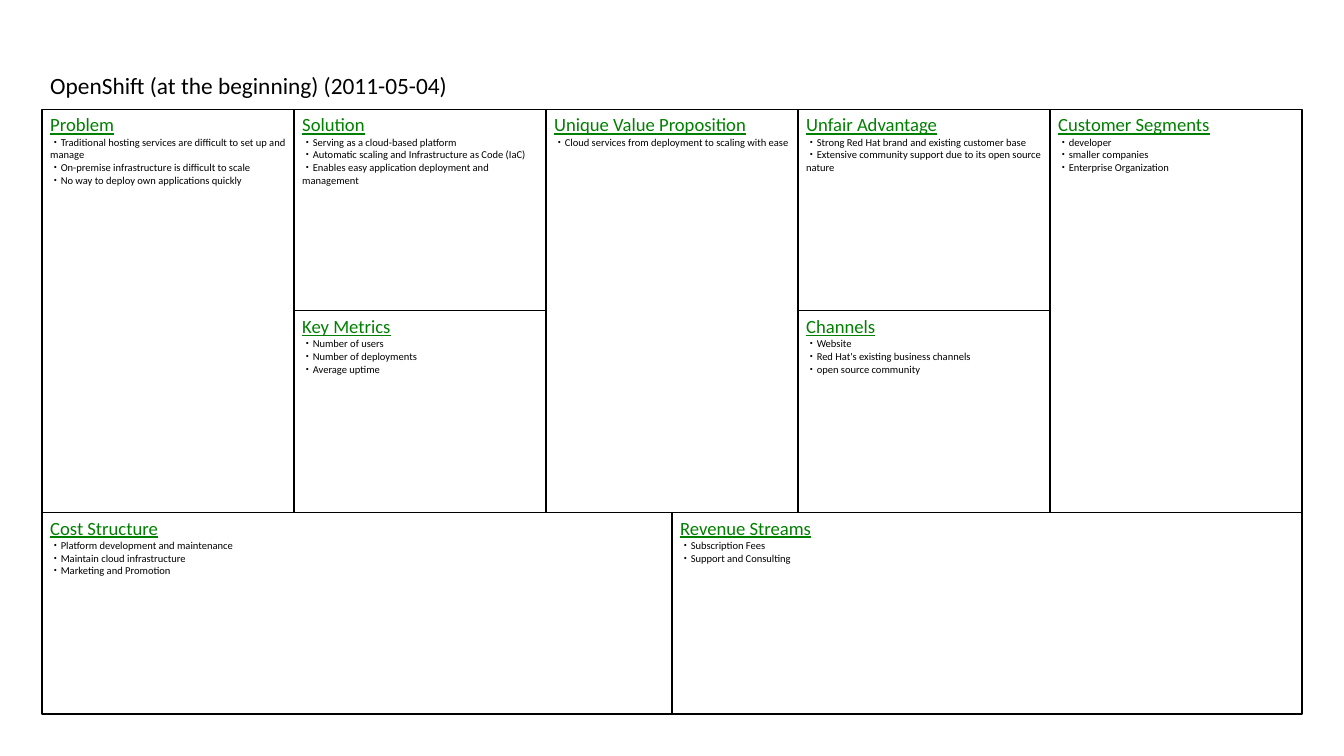
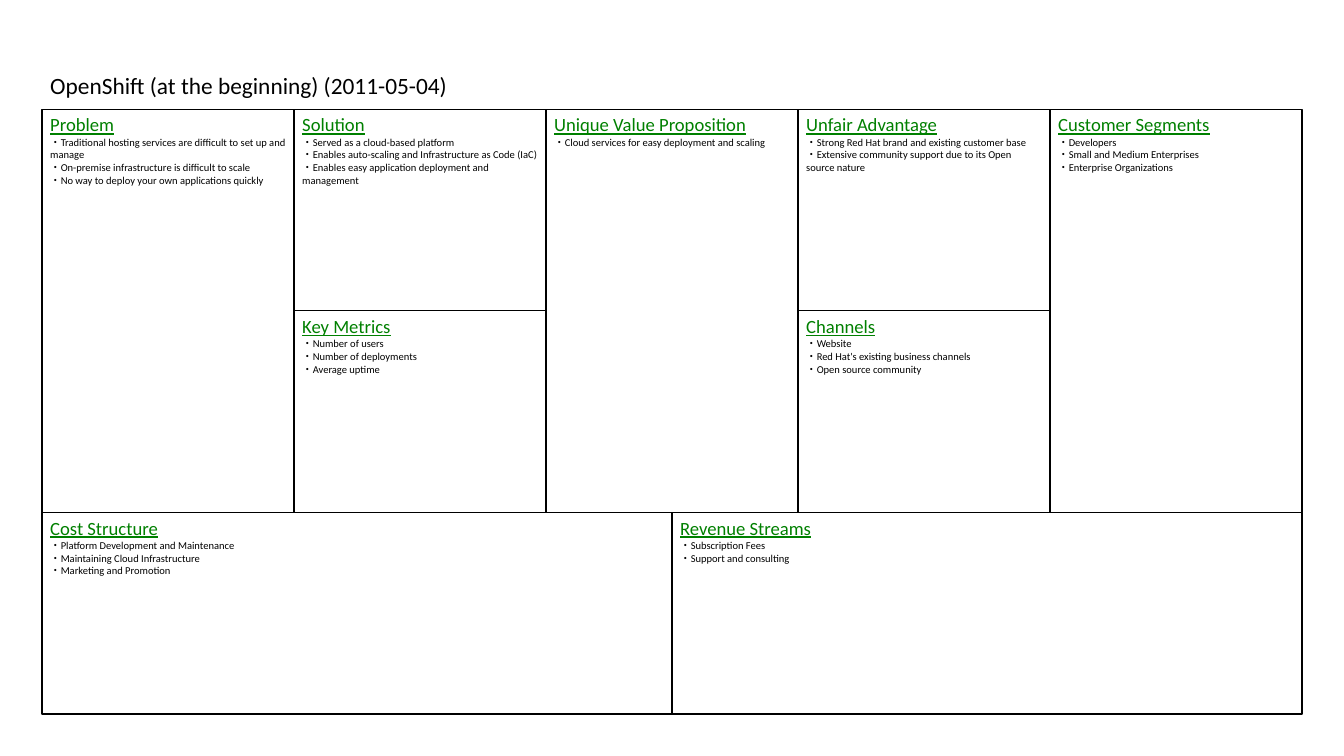
Before and after one commit to t0m0h1r0/LeanCanvas, a slide deck: slide 6 of sample_en.pptx. Drawn at 1344x756 pixels with LibreOffice and Linux fonts; fonts in the diff are those of the drawing. Boxes give left, top, right and bottom in pixels: in the first picture for what was removed or moved away, otherwise in the second. Text is boxed around its words. In the diff, an @@ line names an element or a change of style, - is before the commit and + after.

```diff
--- a/sample_en.pptx
+++ b/sample_en.pptx
@@ text in rectangle at [302,138,537,160]: text changed @@
-・Serving as a cloud-based platform
-・Automatic scaling and Infrastructure as Code (IaC)
+・Served as a cloud-based platform
+・Enables auto-scaling and Infrastructure as Code (IaC)
@@ text in rectangle at [554,138,765,148]: text changed @@
-・Cloud services from deployment to scaling with ease
+・Cloud services for easy deployment and scaling
@@ text in rectangle at [1058,138,1199,173]: text changed @@
-・developer
-・smaller companies
-・Enterprise Organization
+・Developers
+・Small and Medium Enterprises
+・Enterprise Organizations
@@ text in rectangle at [50,176,264,186]: text changed @@
-・No way to deploy own applications quickly
+・No way to deploy your own applications quickly
@@ text in rectangle at [806,151,1011,171]: text changed @@
-・Extensive community support due to its open source nature
+・Extensive community support due to its Open source nature
@@ text in rectangle at [806,366,921,375]: text changed @@
-・open source community
+・Open source community
@@ text in rectangle at [50,541,234,564]: text changed @@
-・Platform development and maintenance
-・Maintain cloud infrastructure
+・Platform Development and Maintenance
+・Maintaining Cloud Infrastructure
@@ text in rectangle at [680,554,790,564]: text changed @@
-・Support and Consulting
+・Support and consulting
```
Also in this commit, not shown: 15 other slides changed, 4 other files.
